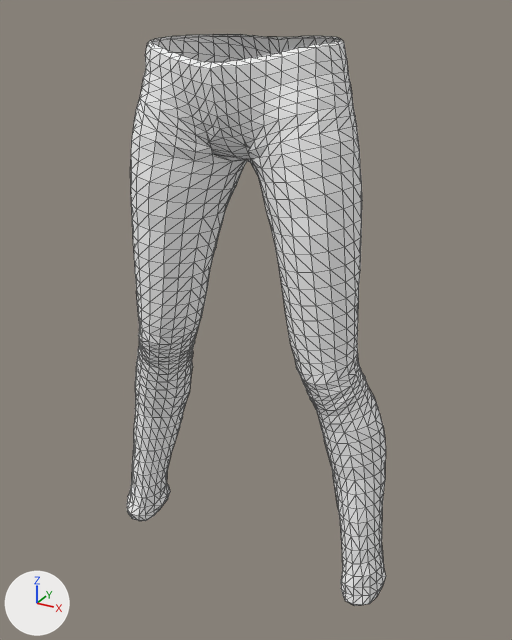
Two versions of the glTF model apps/web/public/assets/3dx/clothes/bottom/3dx_f_bottom_pants.glb, one commit apart.
Camera for both pictures: a 50 mm lens placed at (0.527, -0.941, 1.051), pointed at (0.005, 0.008, 0.576). The lights are fixed; the arrows at lower left show +X, +Y and +Z. The older version comes first. Mesh edges are drawn as thin lines. Vertices at exactly the same position are counted once.

The older version as bpy lines, for what is in view:
```python
me_jeans_1 = bpy.data.meshes.new('jeans_1')
me_jeans_1.from_pydata(...)  # 1631 vertices, 3196 faces; spans x -0.266..0.268, y -0.108..0.106, z 0.114..1.014
me_jeans_1.materials.append(mat_skin)  # white #ffffff
ob_jeans_1 = bpy.data.objects.new('jeans_1', me_jeans_1)
ob_jeans_1.location = (0.0, 0.0, 0.0)
```
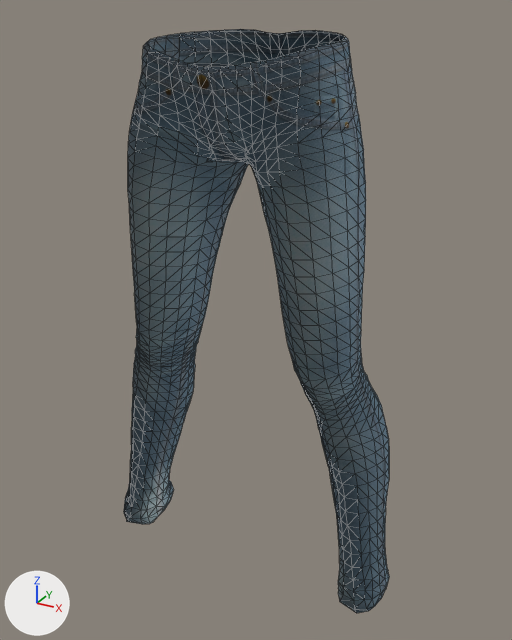
Where the change shows, as pixel boxes (x1, y1, x2, y2) in the pictures (512 x 640 px):
'jeans_1', recoloured, reshaped
    before: (127, 34, 386, 606)
    after: (124, 29, 389, 613)

The edits, one by one:
Picture '3dx_f_bottom_pants_diffuse' (img_3dx_f_bottom_pants_diffuse) is new.
Picture '3dx_f_bottom_pants_normal' (img_3dx_f_bottom_pants_normal) is new.
Material 'jeans_1' (mat_jeans_1) is new.
Uses the picture img_3dx_f_bottom_pants_diffuse.
Uses the picture img_3dx_f_bottom_pants_normal.
me_jeans_1 is used by ob_jeans_1; location (0.0, 0.0, 0.0).
me_jeans_1 had 1631 vertices, 3196 faces and spanned x -0.266..0.268, y -0.108..0.106, z 0.114..1.014.
me_jeans_1 no longer uses material mat_skin (white #ffffff).
me_jeans_1 now has 1631 vertices, 3196 faces and spans x -0.274..0.274, y -0.112..0.113, z 0.112..1.022.
me_jeans_1 part 1: 1631 of 1631 vertices moved; they spanned x -0.266..0.268, y -0.108..0.106, z 0.114..1.014 and now span x -0.274..0.274, y -0.112..0.113, z 0.112..1.022; mean shift (0.0, 0.0, 0.0).
me_jeans_1 gains material mat_jeans_1.
